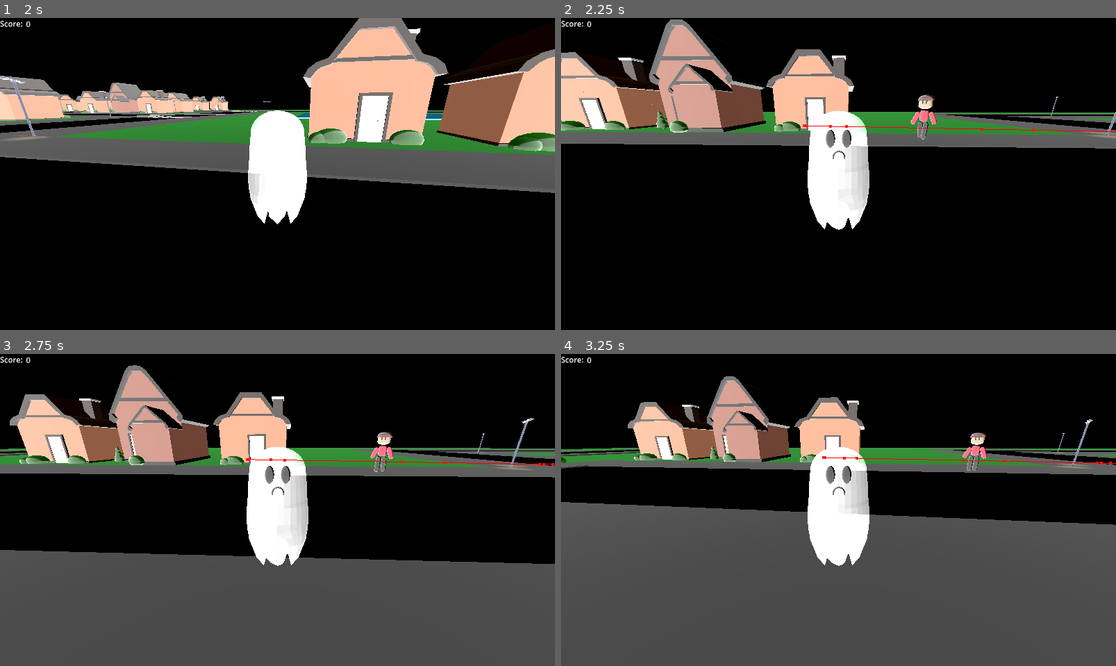
Above: before the commit, frames 1-4 (two rows, left to right).
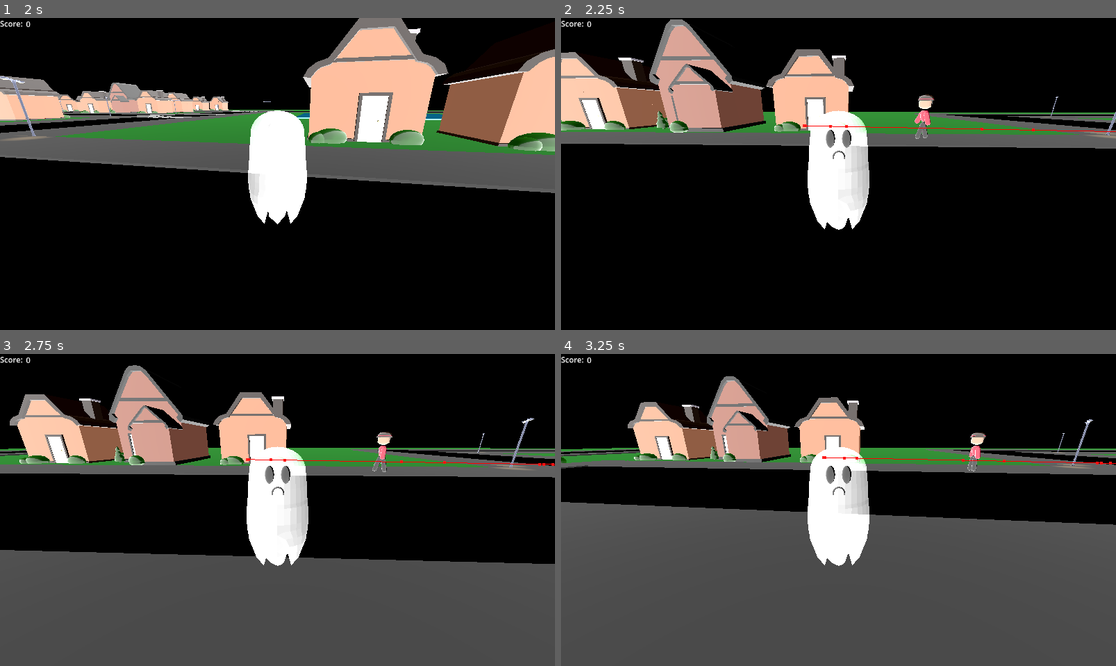
Above: after the commit, the same moments.

Repository: MJMrigg/Game-JAM-Game-Dev-1
Game: Godot game, scene res://Scenes/Morgan_Creek.tscn
Two runs of this game, one before a commit and one after it. Both use one fixed random seed, a clock stepped at 60 frames per second and the inputs below.
Inputs (mouse positions are in pixels of both pictures, inside the frame that each line leads up to):
- Up to frame 1 (2 s): tap Enter (close) at 0.5 s; move the mouse to (305, 174) at 0.52 s; hold Enter (close) 0.53-1.28 s; hold W (p_forward) from 0.53 s (still down); move the mouse to (249, 174) at 1.27 s; tap E (p_interact) at 1.35 s
- Up to frame 2 (2.25 s): keep holding W (p_forward); move the mouse to (849, 167) at 2.02 s; hold Tab (p_perspective) from 2.03 s (still down)
- Up to frame 3 (2.75 s): keep holding W (p_forward); keep holding Tab (p_perspective)
- Up to frame 4 (3.25 s): keep holding W (p_forward); move the mouse to (832, 516) at 2.77 s; release Tab (p_perspective) at 2.78 s; tap Space (p_posses) at 2.85 s

Frame 1 is identical in both runs. In frame 2, 0.2% of the frame differs, in the area x 62-68%, y 24-39%; in frame 3, 0.1%; in frame 4, 0.1%.

Commit message:
Fixed patchwork paththing
Added normalized to npc pathing

Diff:
--- a/new-game-project/Scripts/npc.gd
+++ b/new-game-project/Scripts/npc.gd
@@ -97,7 +97,7 @@
 	#print(model.global_position)
 	#print(model.global_position + new_dir)
 	model.look_at(look_target, Vector3.UP)
-	model.rotate(basis.y, 90.0)
+	model.rotate(basis.y.normalized(), 90.0)
 	debugRay.target_position = debugRay.to_local(look_target)
 	debugRay.force_raycast_update()
 
